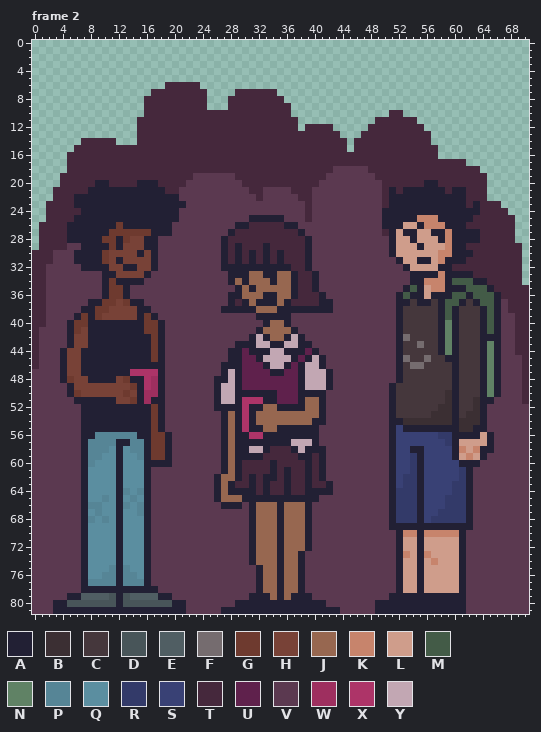
File history of a pixel-art file, assets/sprites/aglomerado/ase/aglomerado.aseprite. Above is the file before it was changed.
71x82 pixels, 2 frames. Shown: frame 2. The commit also changed other frames, which this record leaves out.
Palette (. is transparent): A #222034  B #3b2f33  C #45373c  D #485559  E #505e63  F #756c6f  G #6e3a2f  H #784237  J #976750  K #c7846c  L #cf9d8b  M #435b47  N #608265  P #568596  Q #5b8ea0  R #333a69  S #394175  T #45283c  U #5f214c  V #5b3950  W #9e2f5f  X #ad3468  Y #c2a7b3
And afterwards:
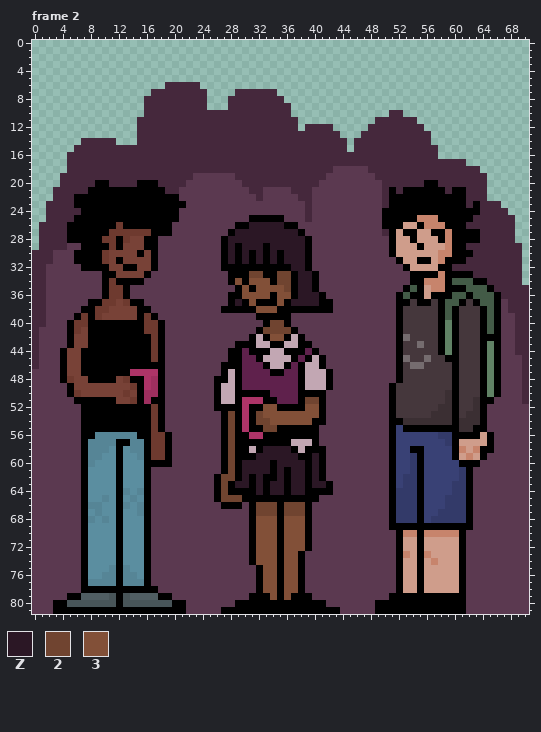
Colours new in this view: Z #2b1725  2 #704430  3 #825038
What changed:
@@ palette @@
-A #222034
+A #000000
--- frame 2, layer "npc1"
@@ x 26..42 @@
 25 VVVVVAAAAAVVVTVVV
-26 VVVAATTTTTAAVVVVV
-27 VVATTTTTTTTTAVVVV
-28 VATTTTTTTTTTTAVVV
-29 VATATTTATTTTTAVVV
-30 VATATATATATTTAVVV
-31 VATATATATATTTAVVV
-32 VAAAAAAAAAATTAVVV
-33 VVAAAJJAAJJATTAVV
-34 VVAJAJJJAJJATTAVV
-35 VVVAJAJJJJJATTAVV
-36 VVAAJJJAAJJATTTAV
-37 VVATAJAAAJATTTTAA
-38 VAAAAAJJJAAAAAAAA
+26 VVVAAZZZZZAAVVVVV
+27 VVAZZZZZZZZZAVVVV
+28 VAZZZZZZZZZZZAVVV
+29 VAZAZZZAZZZZZAVVV
+30 VAZAZAZAZAZZZAVVV
+31 VAZAZAZAZAZZZAVVV
+32 VAAAAAAAAAAZZAVVV
+33 VVAAA22AA22AZZAVV
+34 VVA3A333A22AZZAVV
+35 VVVA3A33332AZZAVV
+36 VVAA3333A33AZZZAV
+37 VVAZA3AAA3AZZZZAA
+38 VAAAAA333AAAAAAAA
 39 VVVVVVAAAAAVVVVVV
-40 VVVVVVVAJJAVVVVVV
-41 VVVVVVAJJJJAVVVVV
-42 VVVVVAYAJJAYAVVVV
+40 VVVVVVVA22AVVVVVV
+41 VVVVVVA2222AVVVVV
+42 VVVVVAYA33AYAVVVV
 43 VVVAAAYYAAYYAAVVV
@@ x 25..43 @@
 49 VAYYAUUUUUUUUAYYYAV
-50 VAYYAAAAAAUUUAAAAVV
-51 VAYYAXXXAAUUUAJJAVV
-52 VAAAAXAAJJAAAAJJAVV
-53 VVAJAXAJJJJJJJJJAVV
-54 VVAJAXAJJJJJJJJAAVV
-55 VVAJAXAAJJAAAAAAVVV
-56 VVAJAAXXAAAAAAAAVVV
-57 VVAJAAAAAAAAYYYAVVV
-58 VVAJAAYYATTTAYAAAVV
-59 VVAJAAAATTTTTAATAVV
-60 VVAJATTTTATTTTATAVV
-61 VVAJATTTTATATTATAVV
-62 VAJJATATAATATTATAVV
-63 VAJATTATATTATTATTAV
-64 VAJAAAATATTATTAAAAV
-65 VAJJJAAAAAAAAAAAVVV
-66 VVAAAVAJJJAJJJAVVVV
-67 VVVVVVAJJJAJJJAVVVV
-68 VVVVVVAJJJAJJJAVVVV
-69 VVVVVVAJJJAJJJAVVVV
-70 VVVVVVAJJJAJJJAVVVV
-71 VVVVVVAJJJAJJJAVVVV
-72 VVVVVVAJJJAJJJAVVVV
-73 VVVVVVAJJJAJJAVVVVV
-74 VVVVVVAJJJAJJAVVVVV
-75 VVVVVVVAJJAJJAVVVVV
-76 VVVVVVVAJJAJJAVVVVV
-77 VVVVVVVAJJAJJAVVVVV
-78 VVVVVVVAJJAJJAVVVVV
-79 VVVVVVAAAJAJAAAVVVV
+50 VAYYAAAAAUUUUAAAAVV
+51 VAYYAXXXAAUUUA22AVV
+52 VAAAAXAA33AAAA33AVV
+53 VVA2AXA233333333AVV
+54 VVA2AXA22333333AAVV
+55 VVA2AXAA22AAAAAAVVV
+56 VVA2AAXXAAAAAAAAVVV
+57 VVA2AAAAAAAAYYYAVVV
+58 VVA2AAYAZZZZAYAAAVV
+59 VVA2AAAZZZZZZAAZAVV
+60 VVA2AZZZZAZZZZAZAVV
+61 VVA2AZZZZAZAZZAZAVV
+62 VA22AZAZAAZAZZAZAVV
+63 VA2AZZAZAZZAZZAZZAV
+64 VA2AAAAZAZZAZZAAAAV
+65 VA222AAAAAAAAAAAVVV
+66 VVAAAVA222A222AVVVV
+67 VVVVVVA222A222AVVVV
+68 VVVVVVA333A333AVVVV
+69 VVVVVVA333A333AVVVV
+70 VVVVVVA333A333AVVVV
+71 VVVVVVA333A333AVVVV
+72 VVVVVVA333A333AVVVV
+73 VVVVVVA333A33AVVVVV
+74 VVVVVVA333A33AVVVVV
+75 VVVVVVVA33A33AVVVVV
+76 VVVVVVVA33A33AVVVVV
+77 VVVVVVVA33A33AVVVVV
+78 VVVVVVVA33A33AVVVVV
+79 VVVVVVAAA3A3AAAVVVV
 80 VVVVAAAAAAAAAAAAAVV
